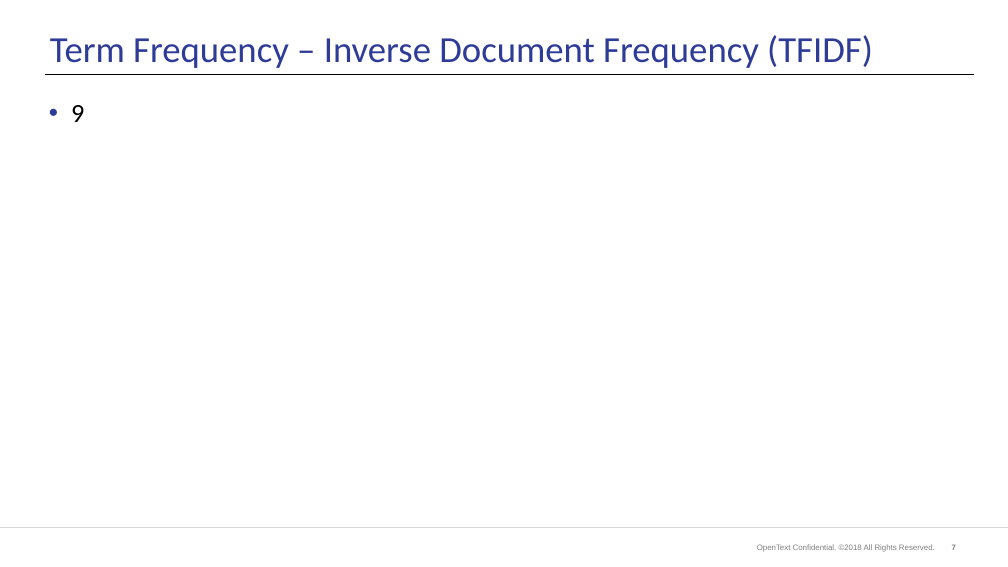
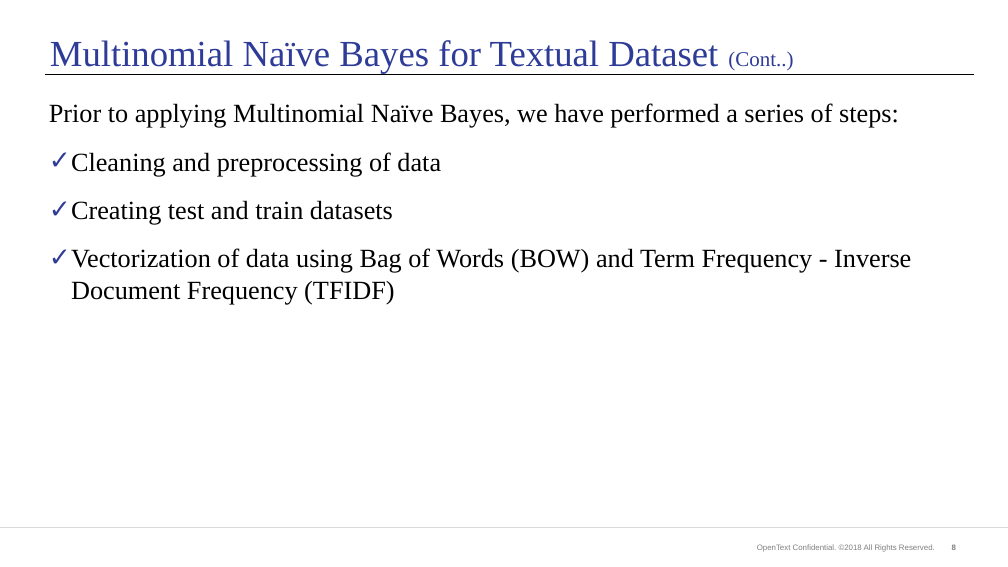
Before and after one commit to ela4490/Data-Science, a slide deck: slide 8 of DepressionTracker.pptx (slide 7 before the commit). Drawn at 1008x567 pixels with LibreOffice and Linux fonts; fonts in the diff are those of the drawing; background and template pictures are left out. Boxes give left, top, right and bottom in pixels: in the first picture for what was removed or moved away, otherwise in the second. Text is boxed around its words. In the diff, an @@ line names an element or a change of style, - is before the commit and + after.

```diff
--- a/DepressionTracker.pptx
+++ b/DepressionTracker.pptx
@@ title at <box>50,40,793,74</box>: text changed; font Calibri to Times New Roman @@
-Term Frequency – Inverse Document Frequency (TFIDF)
+Multinomial Naïve Bayes for Textual Dataset (Cont..)
@@ text at <box>49,103,911,305</box>: text changed; font Calibri to Times New Roman @@
-• 9
+Prior to applying Multinomial Naïve Bayes, we have performed a series of steps:
+✓ Cleaning and preprocessing of data
+✓ Creating test and train datasets
+✓ Vectorization of data using Bag of Words (BOW) and Term Frequency - Inverse Document Frequency (TFIDF)
@@ page number at <box>952,543,956,552</box>: text changed @@
-7
+8
```
Also in this commit, not shown: 5 other slides changed, 5 slides added, 4 slides removed.
